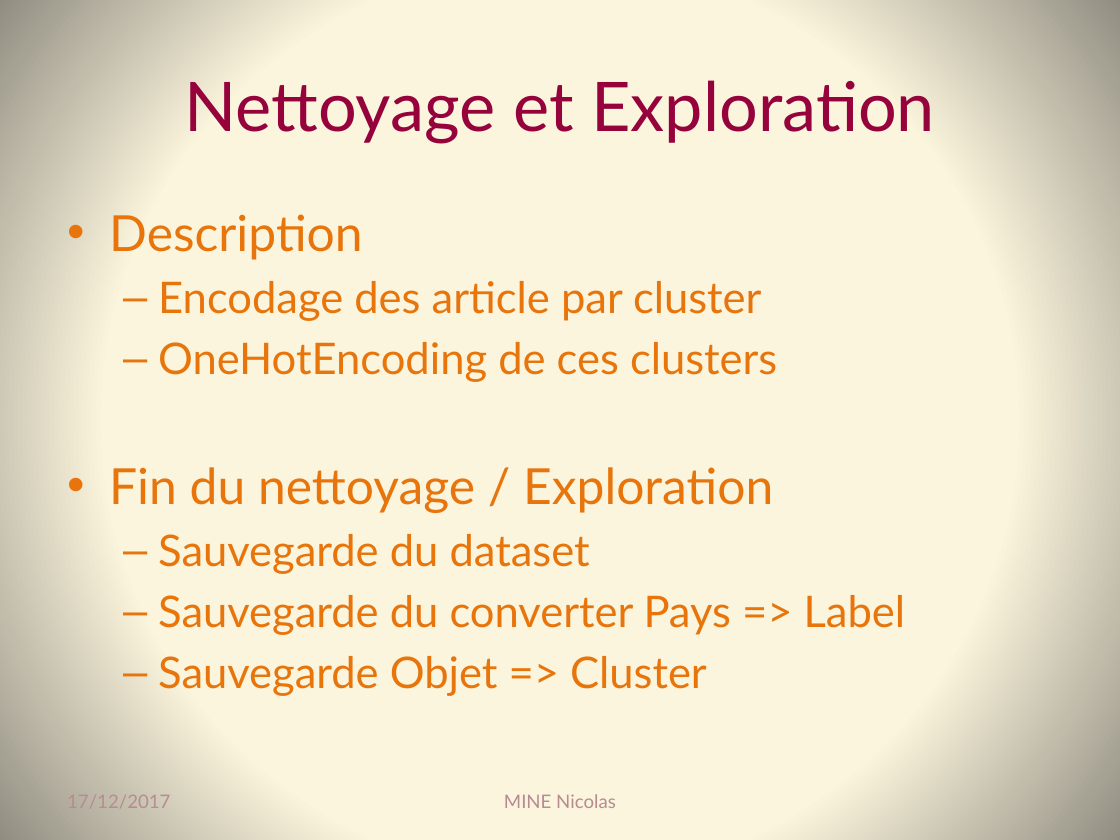
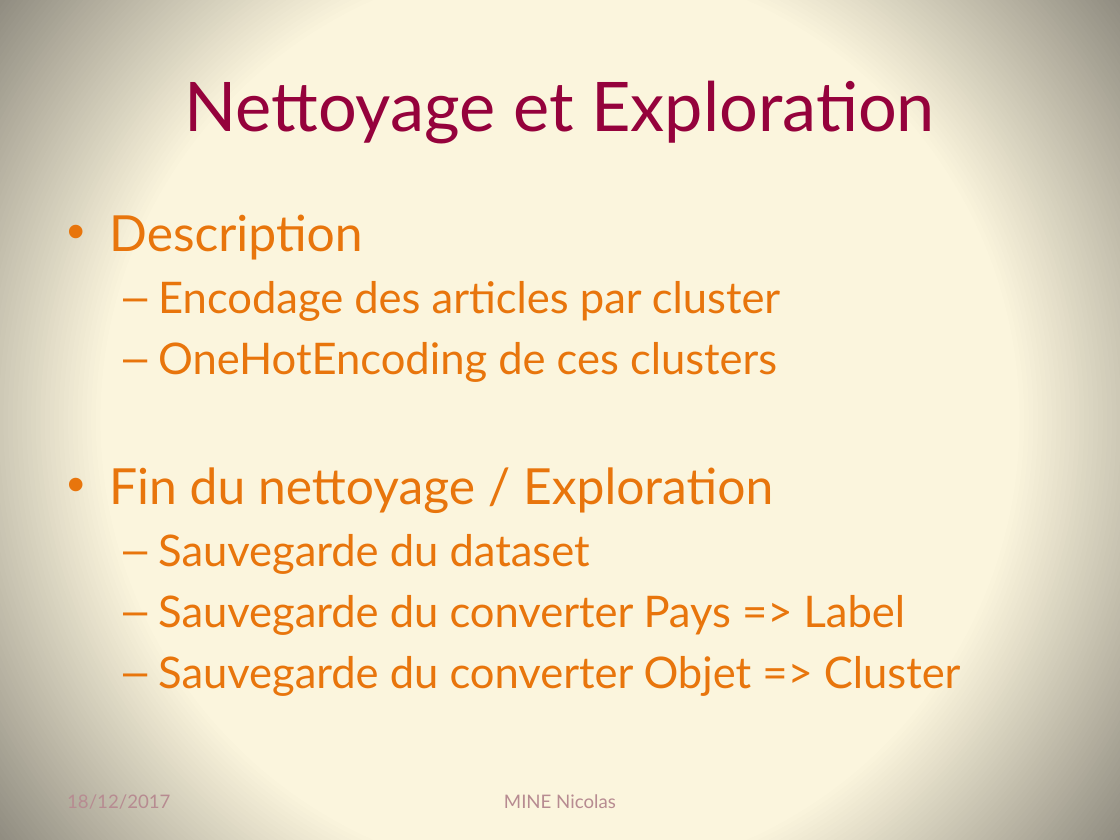
Before and after one commit to Coni63/OC_DS, a slide deck: slide 14 of P5/Presentation_projet_5.pptx. Drawn at 1120x840 pixels with LibreOffice and Linux fonts; fonts in the diff are those of the drawing. Boxes give left, top, right and bottom in pixels: in the first picture for what was removed or moved away, otherwise in the second. Text is boxed around its words. In the diff, an @@ line names an element or a change of style, - is before the commit and + after.

```diff
--- a/P5/Presentation_projet_5.pptx
+++ b/P5/Presentation_projet_5.pptx
@@ text at <box>158,281,780,321</box>: text changed @@
-  – Encodage des article par cluster
+  – Encodage des articles par cluster
@@ text at <box>158,656,961,696</box>: text changed @@
-  – Sauvegarde Objet => Cluster
+  – Sauvegarde du converter Objet => Cluster
@@ text at <box>67,795,170,808</box>: text changed @@
-17/12/2017
+18/12/2017
```
Also in this commit, not shown: 25 other slides changed.
